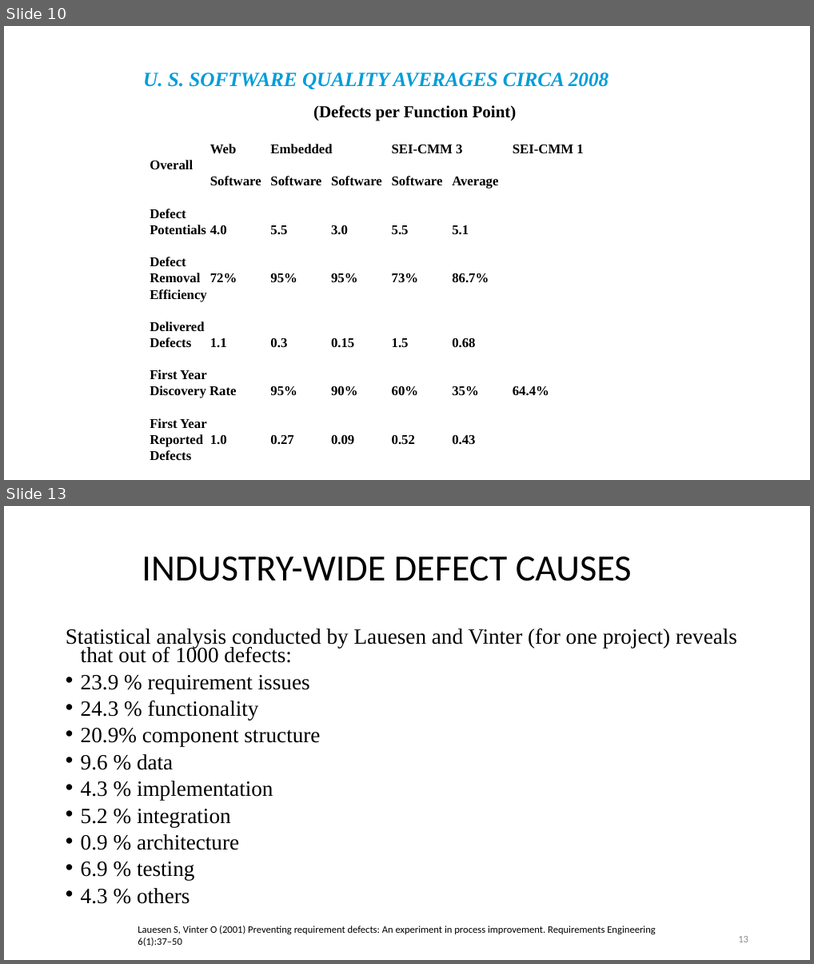
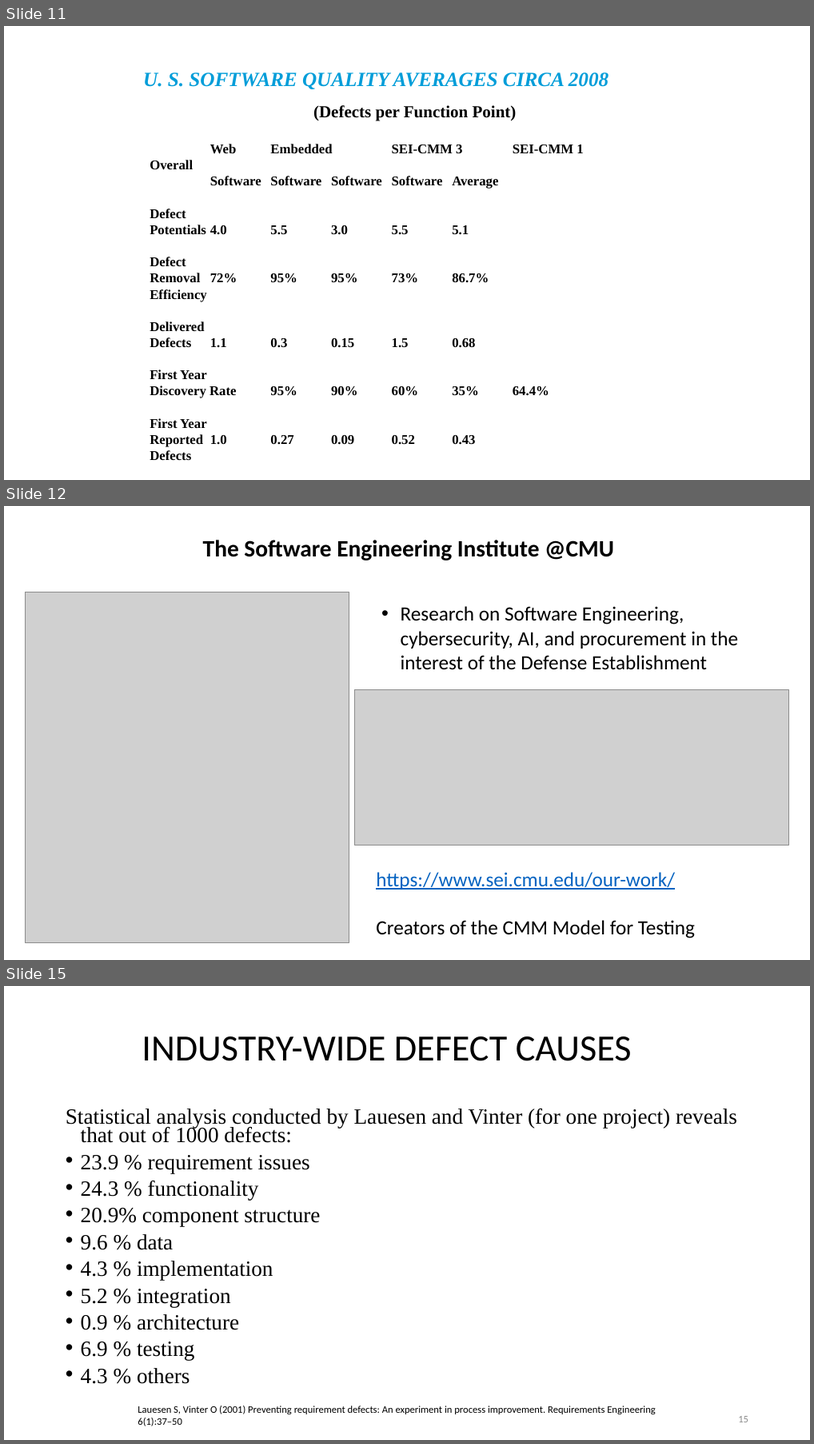
Before and after one commit to kthanasi-git/SW_Engineering, a slide deck: SOFTWARE ENGINEERING/SLIDES/18-Risk Management.pptx. Shown one above the other, each under a label of ours: slides 10 and 13 before the commit, slides 11, 12 and 15 after it; the slides between them are not shown. The pictures are 814x964 and 814x1444 pixels, drawn with LibreOffice and Linux fonts; fonts in the diff are those of the drawing; grey boxes stand for pictures. Boxes give left, top, right and bottom in pixels: in the first picture for what was removed or moved away, otherwise in the second. Text is boxed around its words. In the diff, an @@ line names an element or a change of style, - is before the commit and + after.

```diff
--- a/SOFTWARE ENGINEERING/SLIDES/18-Risk Management.pptx
+++ b/SOFTWARE ENGINEERING/SLIDES/18-Risk Management.pptx
@@ slide 12 added at <box>4,506,810,960</box>, background #FFFFFF @@
@@ text added at <box>203,540,614,560</box>, 28 pt, text #000000, bold @@
+The Software Engineering Institute @CMU
@@ picture added at <box>25,592,350,943</box> @@
@@ text added at <box>401,606,738,670</box>, 24 pt, text #000000 @@
+• Research on Software Engineering, cybersecurity, AI, and procurement in the interest of the Defense Establishment
@@ picture added at <box>355,690,790,845</box> @@
@@ text added at <box>376,872,695,938</box>, 24 pt, text #0563C1, underline @@
+https://www.sei.cmu.edu/our-work/
+Creators of the CMM Model for Testing
@@ what was slide 10 is now slide 11 @@
@@ what was slide 13 is now slide 15 @@
```
Also in this commit, not shown: 10 slides changed, 1 other slide added, 13 other files.
